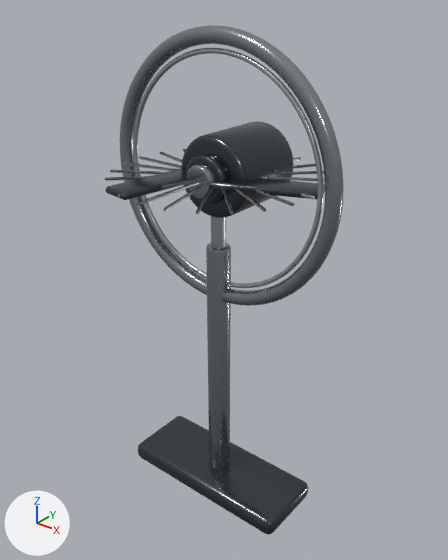
What one commit did to the glTF model public/assets/level01-v3/fan-premium-v3.glb.
The view is the same before and after, from a camera (50 mm lens) standing at (5.31, -6.51, 6.76) and looking at (0.01, 0.11, 2.65). Every picture has the same lights, and +X, +Y and +Z are marked at lower left. The older version comes first. Where no turn or scale is listed for an object, it has been applied to the vertices.
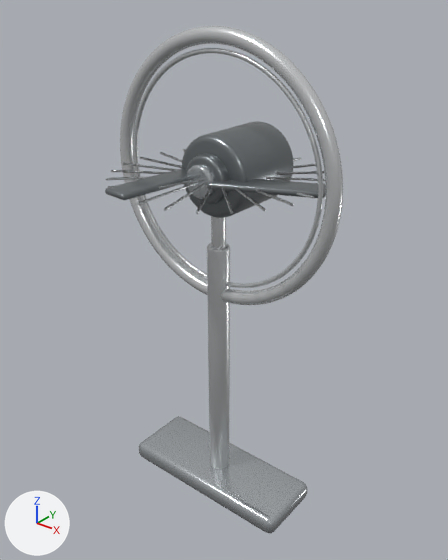
Edits to the bpy script that builds the scene:
```text
Change mat_machined_steel:
    mat_machined_steel.base_color: (0.32, 0.35, 0.37) -> (0.54, 0.57, 0.59)  # grey #99a0a4 -> light grey #c2c7ca
Change mat_brushed_aluminium:
    mat_brushed_aluminium.base_color: (0.47, 0.5, 0.52) -> (0.68, 0.7, 0.71)  # light grey #b6bcbf -> light grey #d7dadb
Change mat_brushed_aluminium_001:
    mat_brushed_aluminium_001.base_color: (0.47, 0.5, 0.52) -> (0.68, 0.7, 0.71)  # light grey #b6bcbf -> light grey #d7dadb
Change me_cube_015:
    remove me_cube_015.from_pydata(...)  # 96 vertices, 188 faces; spans x -1.5..1.5, y -0.6..0.6, z -0.16..0.16
    remove me_cube_015.materials.append(mat_dark_steel)  # dark grey #505559
    add me_cube_015.from_pydata(...)  # 96 vertices, 188 faces; spans x -1.5..1.5, y -0.57..0.57, z -0.16..0.16
    edits to the shape of me_cube_015 do not show in these pictures
    add me_cube_015.materials.append(mat_machined_steel)  # light grey #c2c7ca
Change me_cylinder_006:
    remove me_cylinder_006.from_pydata(...)  # 768 vertices, 1532 faces; spans x -0.18..0.18, y -0.18..0.18, z -2.25..2.25
    remove me_cylinder_006.materials.append(mat_machined_steel)  # grey #99a0a4
    add me_cylinder_006.from_pydata(...)  # 768 vertices, 1532 faces; spans x -0.17..0.17, y -0.17..0.17, z -2.25..2.25
    edits to the shape of me_cylinder_006 do not show in these pictures
    add me_cylinder_006.materials.append(mat_brushed_aluminium)  # light grey #d7dadb
Change me_cylinder_007:
    remove me_cylinder_007.from_pydata(...)  # 768 vertices, 1532 faces; spans x -0.11..0.11, y -0.11..0.11, z -0.6..0.6
    remove me_cylinder_007.materials.append(mat_brushed_aluminium)  # light grey #b6bcbf
    add me_cylinder_007.from_pydata(...)  # 768 vertices, 1532 faces; spans x -0.105..0.105, y -0.105..0.105, z -0.6..0.6
    edits to the shape of me_cylinder_007 do not show in these pictures
    add me_cylinder_007.materials.append(mat_satin_aluminium)  # white #e2e5e6
Change me_cylinder_008:
    where me_cylinder_008.from_pydata(...)  # 1024 vertices, 2044 faces; spans x -0.58..0.58, y -0.625..0.625, z -0.58..0.58
    remove me_cylinder_008.materials.append(mat_dark_steel)  # dark grey #505559
    add me_cylinder_008.materials.append(mat_dark_steel_accent)  # grey #818689
Change me_torus_003:
    where me_torus_003.from_pydata(...)  # 4096 vertices, 8192 faces; spans x -1.93..1.93, y -0.11..0.11, z -1.93..1.93
    remove me_torus_003.materials.append(mat_machined_steel_001)  # grey #99a0a4
    add me_torus_003.materials.append(mat_satin_aluminium_001)  # white #e2e5e6
Change me_cylinder_009:
    where me_cylinder_009.from_pydata(...)  # 1024 vertices, 2044 faces; spans x -0.34..0.34, y -0.28..0.28, z -0.34..0.34
    remove me_cylinder_009.materials.append(mat_dark_steel)  # dark grey #505559
    add me_cylinder_009.materials.append(mat_dark_steel_accent)  # grey #818689
Change me_cube_040:
    used by ob_blade_001; location = (0.83, 0.0, 4.3); rotation_euler = (0.0, 0.0, 0.384), in degrees (0, 0, 22); scale = (1.0, 0.75, 1.0)
    remove me_cube_040.from_pydata(...)  # 96 vertices, 188 faces; spans x -0.75..0.75, y -0.29..0.29, z -0.05..0.05
    remove me_cube_040.materials.append(mat_dark_steel)  # dark grey #505559
    add me_cube_040.from_pydata(...)  # 96 vertices, 188 faces; spans x -0.77..0.77, y -0.28..0.28, z -0.05..0.05
    edits to the shape of me_cube_040 do not show in these pictures
    add me_cube_040.materials.append(mat_dark_steel_accent)  # grey #818689
Change me_cube_042:
    used by ob_blade; location = (-0.41, -0.72, 4.3); rotation_euler = (0.0, 0.0, -1.71), in degrees (0, 0, -98); scale = (1.0, 0.75, 1.0)
    remove me_cube_042.from_pydata(...)  # 96 vertices, 188 faces; spans x -0.75..0.75, y -0.29..0.29, z -0.05..0.05
    remove me_cube_042.materials.append(mat_dark_steel)  # dark grey #505559
    add me_cube_042.from_pydata(...)  # 96 vertices, 188 faces; spans x -0.77..0.77, y -0.28..0.28, z -0.05..0.05
    edits to the shape of me_cube_042 do not show in these pictures
    add me_cube_042.materials.append(mat_dark_steel_accent)  # grey #818689
Change ob_blade_001:
    ob_blade_001.rotation_euler: (0.0, 0.0, 0.384) -> (0.0, 0.0, 0.419)  # degrees (0, 0, 22) -> degrees (0, 0, 24)
    ob_blade_001.scale: (1.0, 0.75, 1.0) -> (1.0, 0.72, 1.0)
Change ob_blade:
    ob_blade.rotation_euler: (0.0, 0.0, -1.71) -> (0.0, 0.0, -1.676)  # degrees (0, 0, -98) -> degrees (0, 0, -96)
    ob_blade.scale: (1.0, 0.75, 1.0) -> (1.0, 0.72, 1.0)
```

Location of each change, [x1, y1, x2, y2] in pixels of the pictures (448 x 560 px):
'GuardOuter', recoloured (grey to white): [120, 26, 343, 305] in both
'FanBase', recoloured (dark grey to light grey): [139, 416, 307, 533] in both
'MotorHousing', recoloured (dark grey to grey): [182, 121, 293, 218] in both
'StandOuter', recoloured (grey to light grey): [207, 243, 230, 469] in both
'GuardInner', recoloured: [133, 48, 323, 288] in both
'Blade.001', recoloured, turned, rescaled (dark grey to grey): before [209, 178, 325, 199]; after [207, 179, 326, 198]
'Blade', recoloured, turned, rescaled (dark grey to grey): before [106, 168, 189, 200]; after [105, 168, 187, 200]
'FanHub', recoloured (dark grey to grey): [186, 153, 229, 204] in both
'CenterCap', recoloured (grey to light grey): [186, 164, 216, 199] in both
'StandInner', recoloured (light grey to white): [211, 216, 226, 248] in both
'GuardWire.008', recoloured: [111, 171, 325, 181] in both
'GuardWire.020', recoloured: [112, 170, 325, 181] in both
'GuardWire.009', recoloured: [106, 171, 315, 180] in both
'GuardWire.017', recoloured: [160, 152, 294, 205] in both
'GuardWire.018', recoloured: [141, 157, 314, 199] in both
'GuardWire.021', recoloured: [107, 171, 324, 180] in both
'GuardWire', recoloured: [138, 182, 198, 205] in both
'GuardWire.005', recoloured: [160, 152, 294, 206] in both
'GuardWire.012', recoloured: [139, 183, 198, 204] in both
'GuardWire.019', recoloured: [124, 163, 177, 171] in both
'GuardWire.001', recoloured: [165, 184, 205, 210] in both
'GuardWire.004', recoloured: [183, 150, 265, 211] in both
'GuardWire.013', recoloured: [164, 185, 205, 210] in both
'GuardWire.023', recoloured: [118, 157, 302, 198] in both
'GuardWire.006', recoloured: [139, 157, 315, 199] in both
'GuardWire.007', recoloured: [122, 163, 174, 171] in both
'GuardWire.002', recoloured: [196, 186, 213, 214] in both
'GuardWire.014', recoloured: [196, 186, 213, 214] in both
'GuardWire.011', recoloured: [159, 157, 301, 189] in both
'GuardWire.003', recoloured: [221, 187, 233, 214] in both
'GuardWire.016', recoloured: [183, 149, 266, 211] in both
'GuardWire.015', recoloured: [222, 187, 233, 214] in both
'GuardWire.022', recoloured: [107, 164, 316, 188] in both
'GuardWire.010', recoloured: [292, 163, 316, 168] in both
